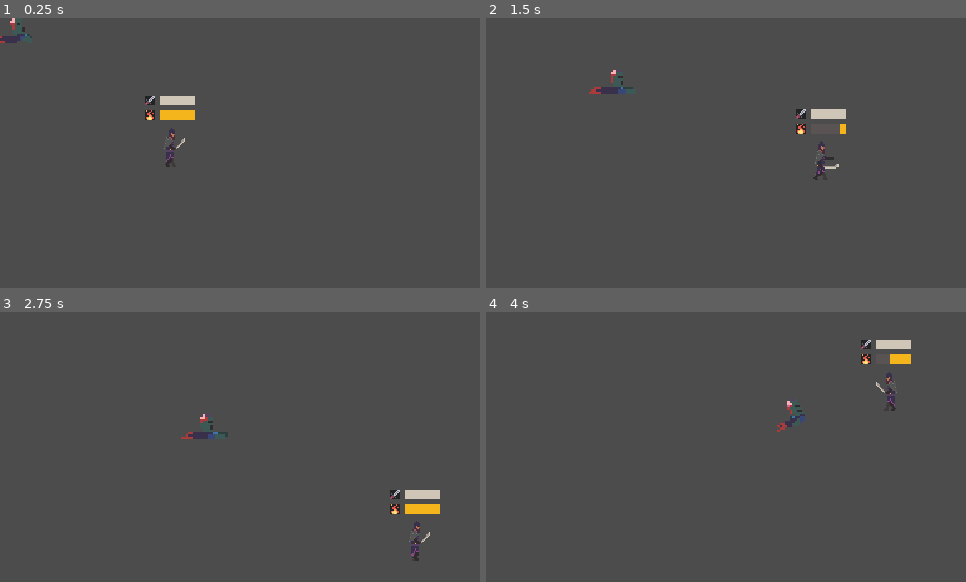
Above: before the commit, frames 1-4 (two rows, left to right).
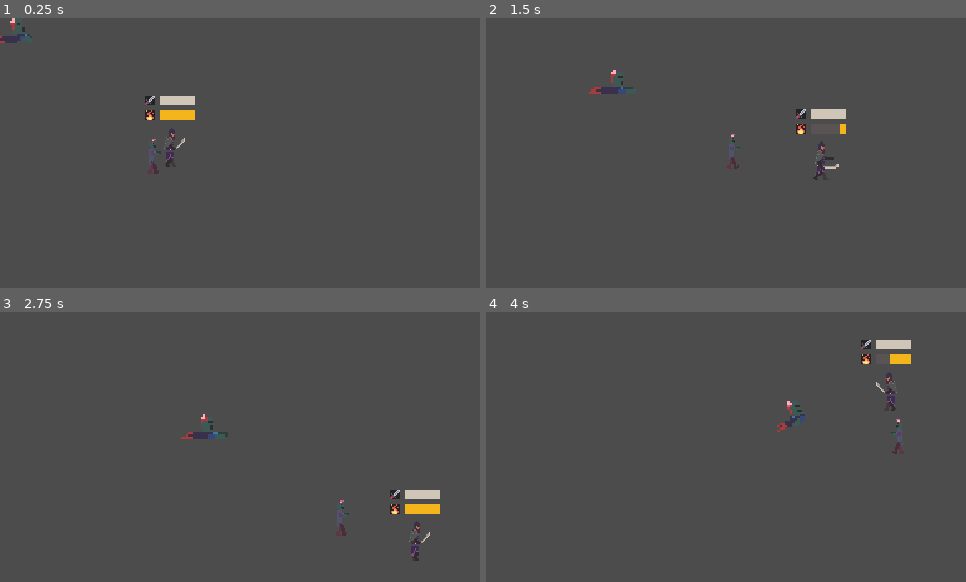
Above: after the commit, the same moments.

Repository: imav97/GMTK2021
Game: Godot game, scene res://KeyboardStage.tscn
Same seed, same stepped clock (60 frames per second), same inputs: the game is played once before the commit and once after it. This scene is started directly instead of the project's main scene.
Inputs (mouse positions are in pixels of both pictures, inside the frame that each line leads up to):
- Up to frame 1 (0.25 s): no input
- Up to frame 2 (1.5 s): move the mouse to (831, 139) at 0.52 s; press the mouse at (831, 139) at 0.53 s; hold D (right) 0.53-1.28 s; move the mouse to (630, 166) at 1.27 s; release the mouse at (630, 166) at 1.28 s; hold S (down) from 1.28 s (still down); tap Shift (mana_attack) at 1.35 s
- Up to frame 3 (2.75 s): move the mouse to (288, 387) at 2.02 s; release S (down) at 2.03 s; hold D (right) from 2.03 s (still down); hold Space (simple_attack) from 2.03 s (still down)
- Up to frame 4 (4 s): move the mouse to (702, 501) at 2.77 s; release D (right) at 2.78 s; release Space (simple_attack) at 2.78 s; hold W (up) 2.78-3.53 s; click (702, 501) at 2.85 s; move the mouse to (870, 487) at 3.52 s; hold A (left) from 3.53 s (still down); hold Shift (mana_attack) from 3.53 s (still down)

The runs differ from the first frame. In frame 1, 0.1% of the frame differs, in the area x 30-34%, y 44-58%; in frame 2, 0.1%; in frame 3, 0.1%, in the area x 41-89%, y 38-86%; in frame 4, 0.1%.

Commit message:
base zombie now faces player at all times

Diff:
--- a/gmtk2021/BaseZombie.gd
+++ b/gmtk2021/BaseZombie.gd
@@ -20,6 +20,10 @@
 
 		if self.position.distance_squared_to(player.position) < DETECTION_RANGE:
 			var player_direction = (player.global_position - self.global_position).normalized()
+			if player.position.x < self.position.x:
+				$Sprite.flip_h = true
+			else:
+				$Sprite.flip_h = false
 			move_and_slide(speed * player_direction)
 
 			if not $Grunt.playing:
--- a/gmtk2021/KeyboardStage.gd
+++ b/gmtk2021/KeyboardStage.gd
@@ -4,7 +4,7 @@
 
 
 func _ready():
-#	spawn_zombie()
+	spawn_zombie()
 	spawn_crawler_zombie()
 
 func spawn_zombie():
